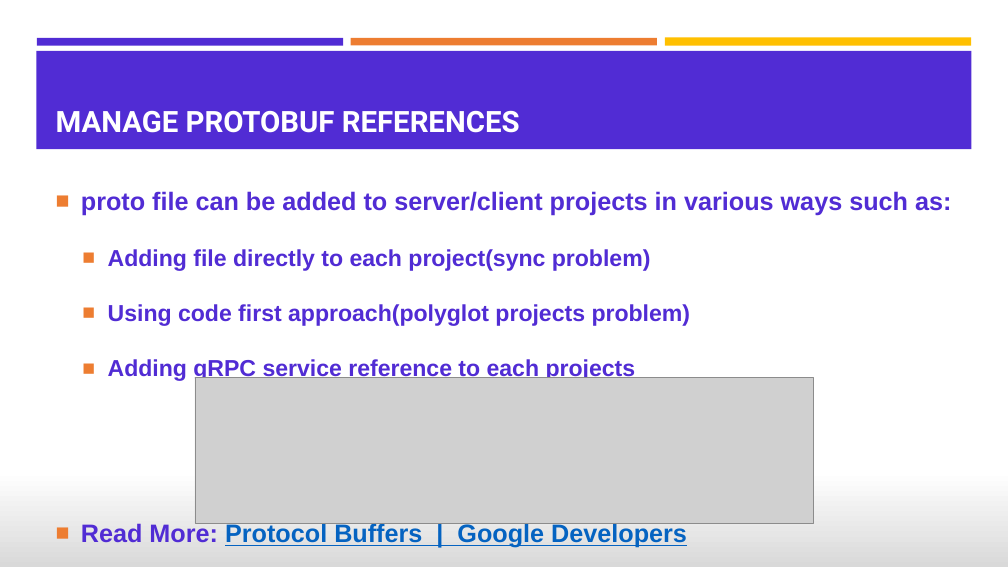
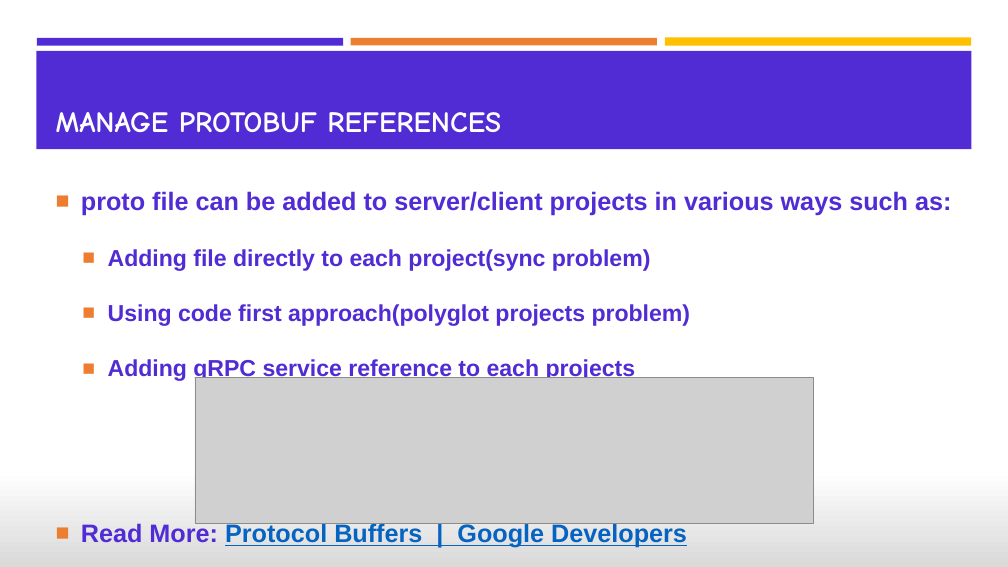
Before and after one commit to VahidFarahmandian/jinget-grpc, a slide deck: slide 7 of docs/Build High Performance Services With gRPC and .NET 5.pptx. Drawn at 1008x567 pixels with LibreOffice and Linux fonts; fonts in the diff are those of the drawing; grey boxes stand for pictures. Boxes give left, top, right and bottom in pixels: in the first picture for what was removed or moved away, otherwise in the second. Text is boxed around its words. In the diff, an @@ line names an element or a change of style, - is before the commit and + after.

```diff
--- a/docs/Build High Performance Services With gRPC and .NET 5.pptx
+++ b/docs/Build High Performance Services With gRPC and .NET 5.pptx
@@ title "MANAGE PROTOBUF REFERENCES" at (56,112,501,133): font Roboto to Comic Neue @@
```
Also in this commit, not shown: 11 other slides changed, 2 slides added.
